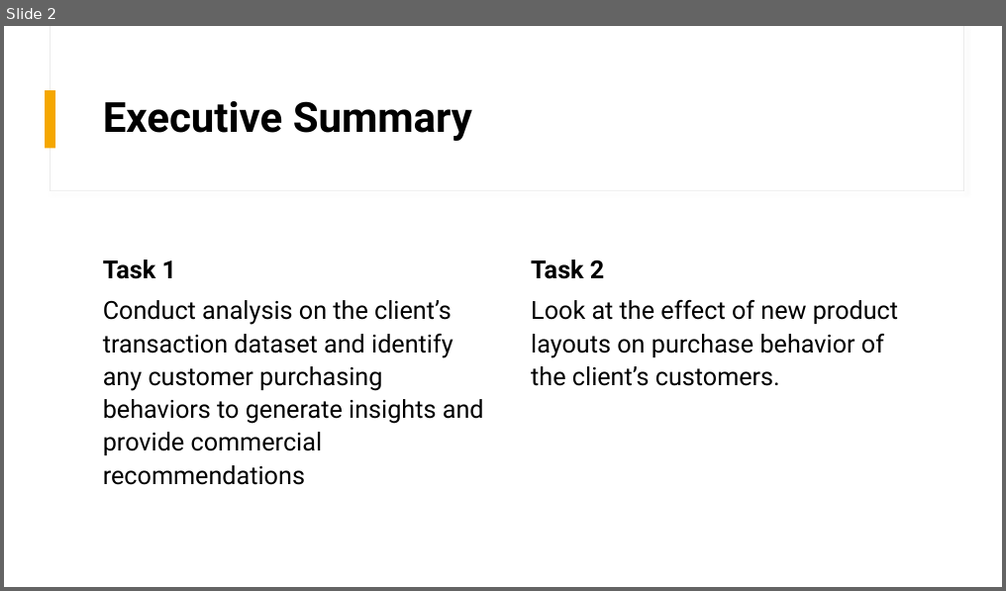
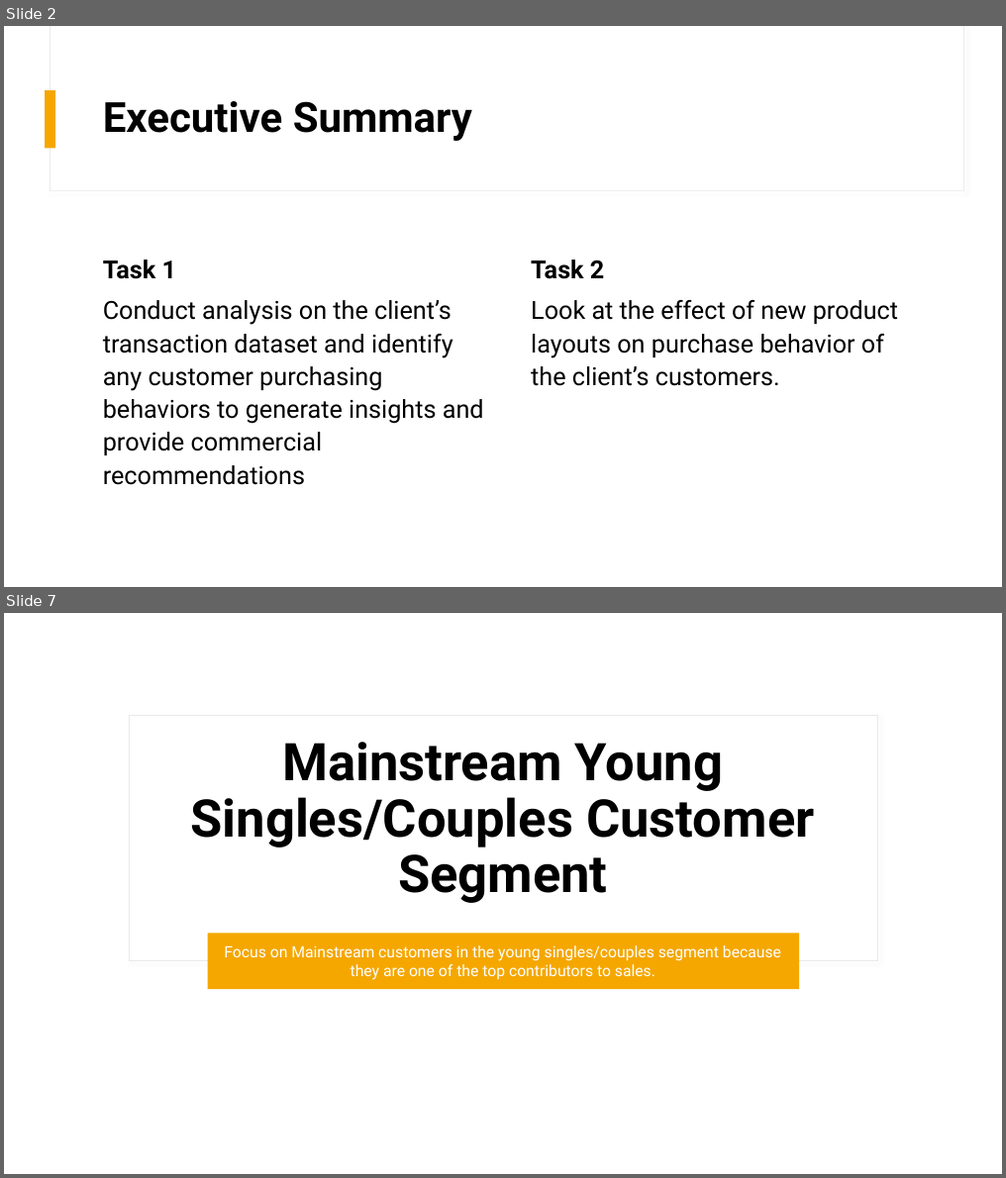
Before and after one commit to daniel8691/Quantium-virtual-internship, a slide deck: Powerpoint_presentation/Category Review.pptx. Shown one above the other, each under a label of ours: slide 2 before the commit, slides 2 and 7 after it; the slides between them are not shown. The pictures are 1006x591 and 1006x1178 pixels, drawn with LibreOffice and Linux fonts; fonts in the diff are those of the drawing. Boxes give left, top, right and bottom in pixels: in the first picture for what was removed or moved away, otherwise in the second. Text is boxed around its words. In the diff, an @@ line names an element or a change of style, - is before the commit and + after.

```diff
--- a/Powerpoint_presentation/Category Review.pptx
+++ b/Powerpoint_presentation/Category Review.pptx
@@ slide 7 added at (4,613,1002,1174), background #FFFFFF @@
@@ rectangle added at (4,613,1002,1174), fill #FFFFFF @@
@@ rectangle added at (129,715,877,961), fill #FFFFFF, outline #E9E9E9 1 pt @@
@@ title added at (191,742,814,903), 50 pt, text #000000, bold @@
+Mainstream Young Singles/Couples Customer Segment
@@ rounded rectangle added at (208,934,799,989), fill #F5A700 @@
@@ subtitle added at (224,946,781,980), 15 pt, text #FFFFFF @@
+Focus on Mainstream customers in the young singles/couples segment because they are one of the top contributors to sales.
```
Also in this commit, not shown: 7 other slides added, 7 other files.
